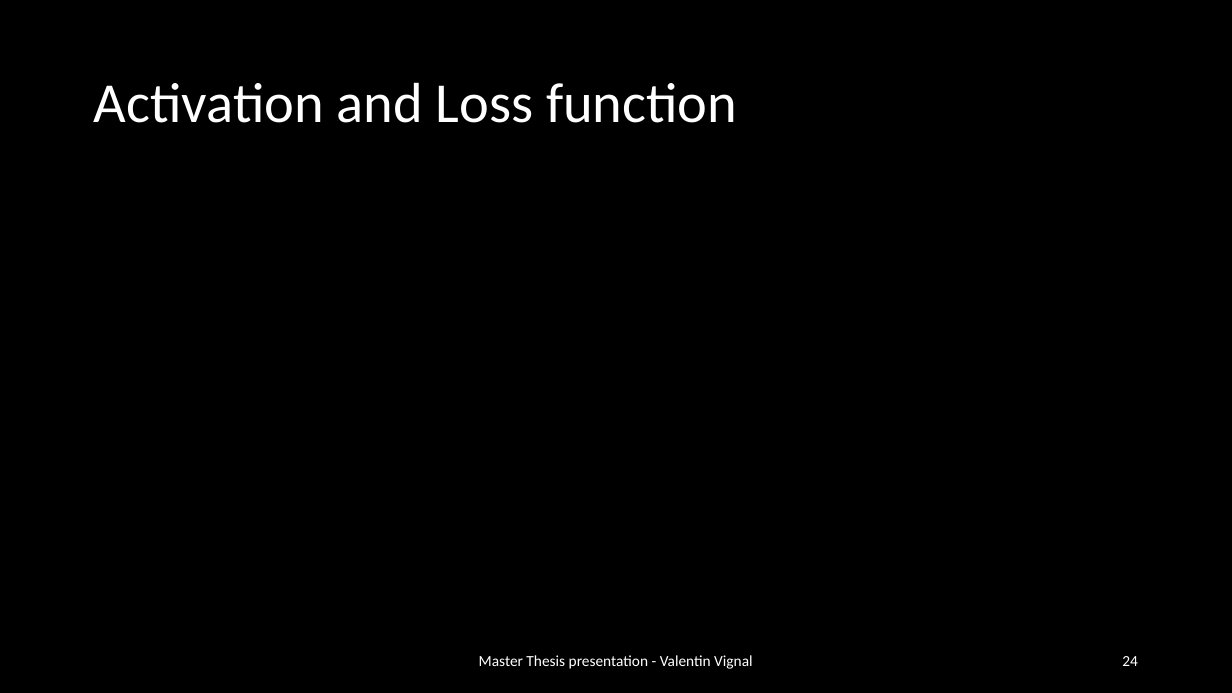
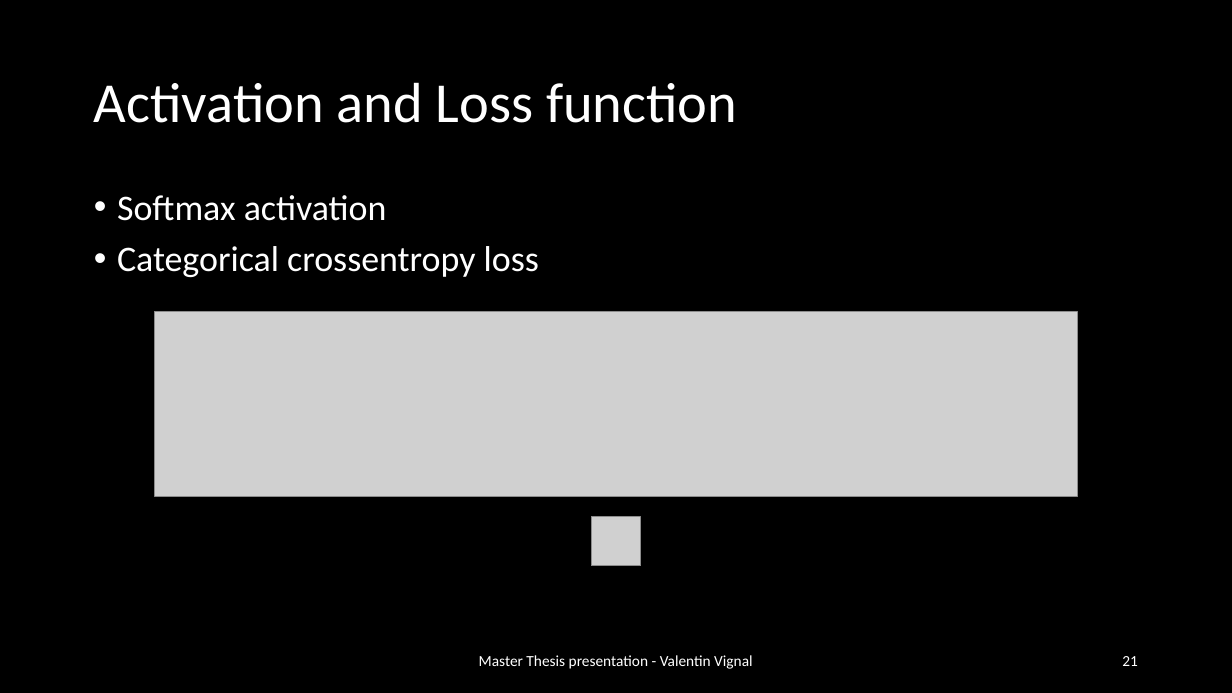
Before and after one commit to ValentinVignal/Dissertation-Report, a slide deck: slide 21 of Presentation/Presentation.pptx (slide 24 before the commit). Drawn at 1232x693 pixels with LibreOffice and Linux fonts; fonts in the diff are those of the drawing; grey boxes stand for pictures. Boxes give left, top, right and bottom in pixels: in the first picture for what was removed or moved away, otherwise in the second. Text is boxed around its words. In the diff, an @@ line names an element or a change of style, - is before the commit and + after.

```diff
--- a/Presentation/Presentation.pptx
+++ b/Presentation/Presentation.pptx
@@ text added at [117,195,539,277], 28 pt, text #FFFFFF @@
+• Softmax activation
+• Categorical crossentropy loss
@@ picture added at [155,311,1078,497] @@
@@ picture added at [592,517,640,566] @@
@@ page number at [1122,656,1138,666]: text changed @@
-24
+21
```
Also in this commit, not shown: 12 other slides changed, 19 slides added, 45 other files.
